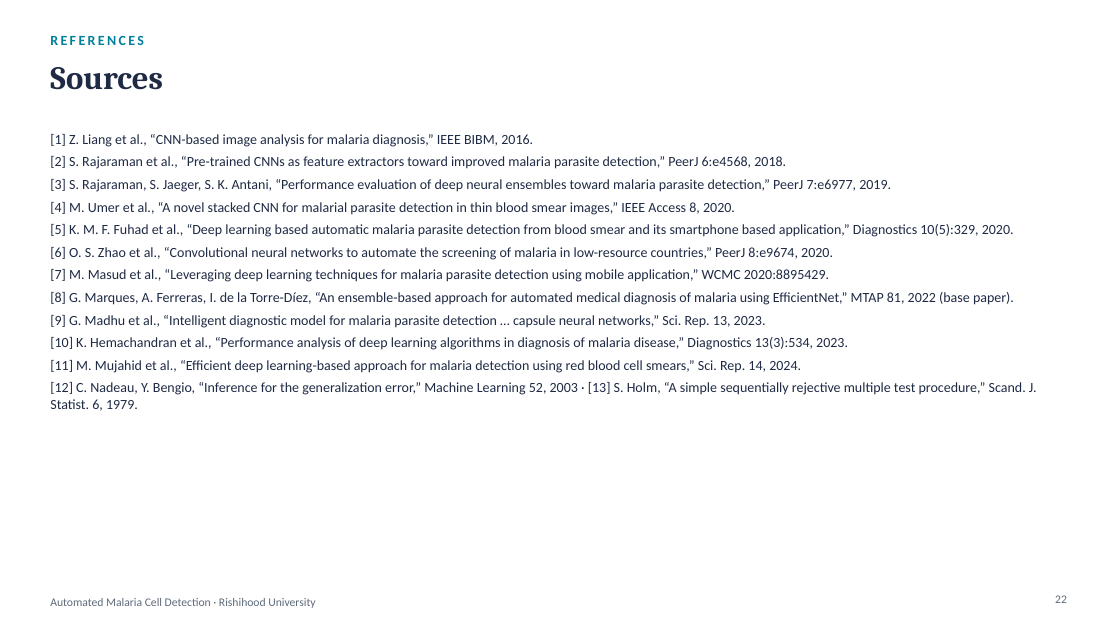
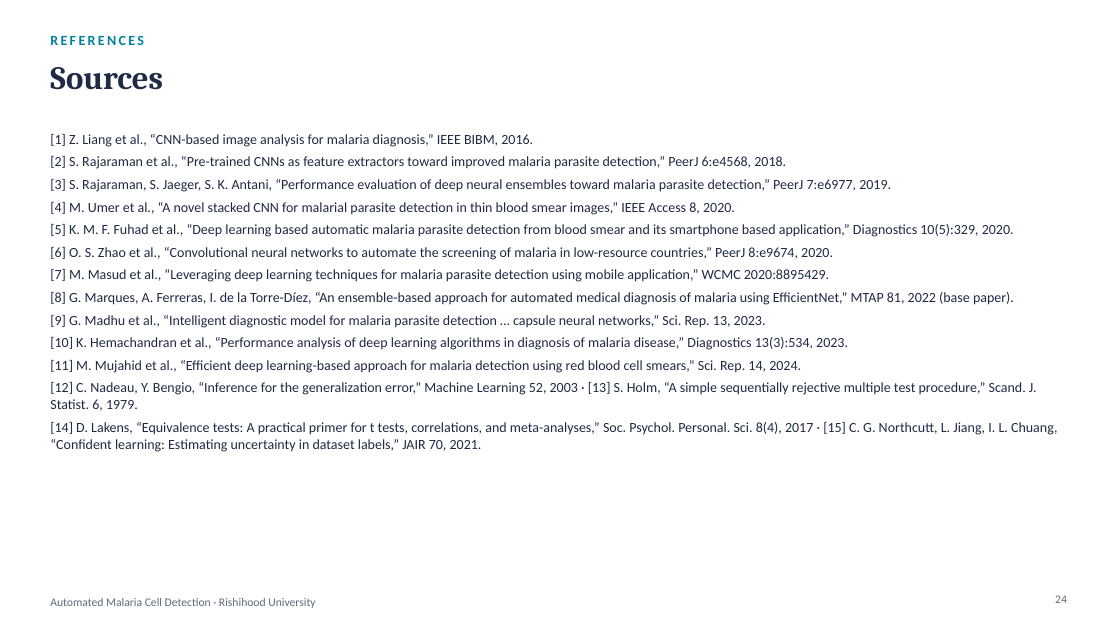
Before and after one commit to amathziah/malaria-detection, a slide deck: slide 24 of slides/Malaria_Phase3_Final.pptx (slide 22 before the commit). Drawn at 1120x630 pixels with LibreOffice and Linux fonts; fonts in the diff are those of the drawing. Boxes give left, top, right and bottom in pixels: in the first picture for what was removed or moved away, otherwise in the second. Text is boxed around its words. In the diff, an @@ line names an element or a change of style, - is before the commit and + after.

```diff
--- a/slides/Malaria_Phase3_Final.pptx
+++ b/slides/Malaria_Phase3_Final.pptx
@@ text at [50, 422, 1057, 452]: paragraph added @@
+[14] D. Lakens, “Equivalence tests: A practical primer for t tests, correlations, and meta-analyses,” Soc. Psychol. Personal. Sci. 8(4), 2017 · [15] C. G. Northcutt, L. Jiang, I. L. Chuang, “Confident learning: Estimating uncertainty in dataset labels,” JAIR 70, 2021.
@@ page number at [1055, 595, 1067, 603]: text changed @@
-22
+24
```
Also in this commit, not shown: 7 other slides changed, 2 slides added, 5 other files.
